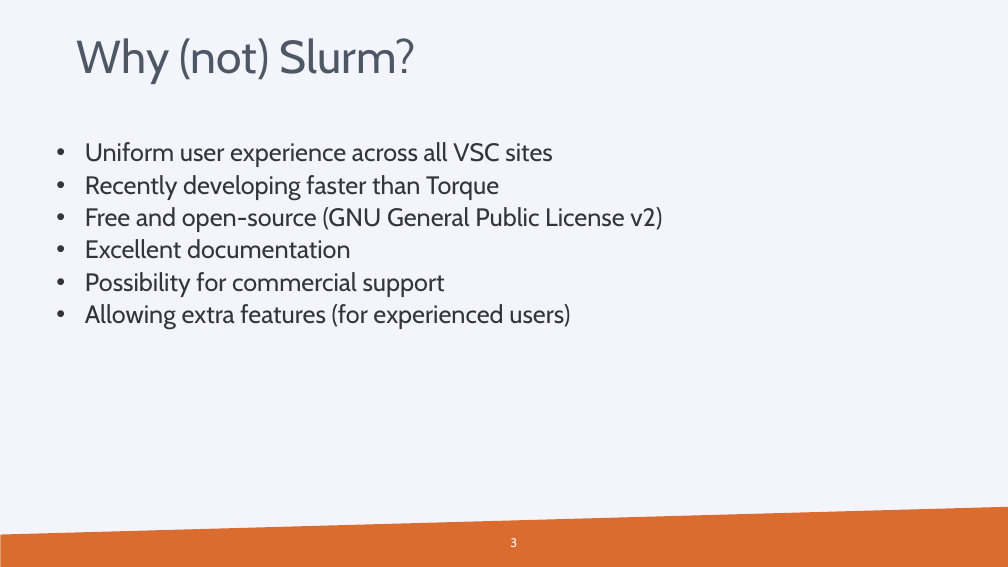
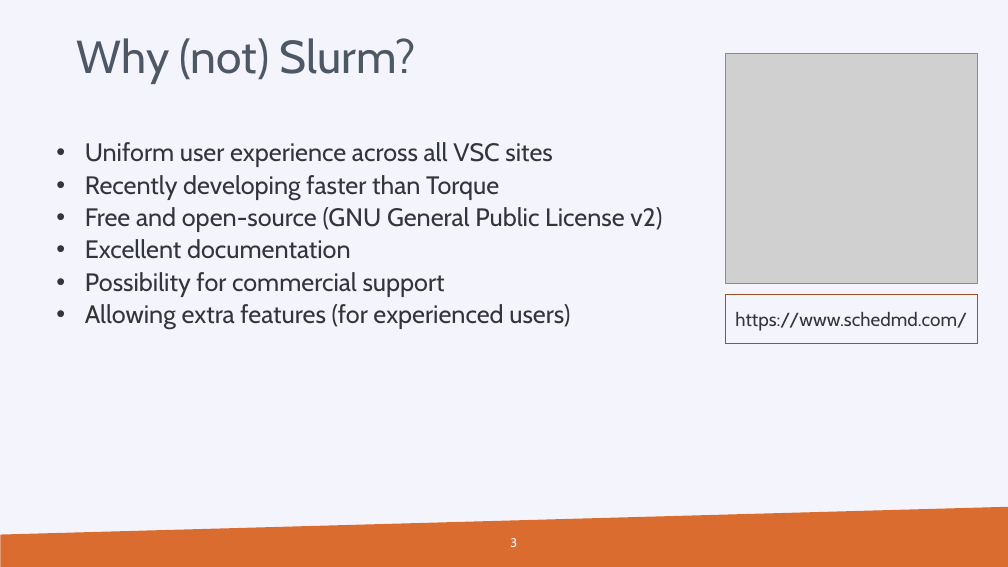
Before and after one commit to hpcleuven/Slurm-lunchbox, a slide deck: slide 3 of Slurm_Lunchbox.pptx. Drawn at 1008x567 pixels with LibreOffice and Linux fonts; fonts in the diff are those of the drawing; grey boxes stand for pictures; background and template pictures are left out. Boxes give left, top, right and bottom in pixels: in the first picture for what was removed or moved away, otherwise in the second. Text is boxed around its words. In the diff, an @@ line names an element or a change of style, - is before the commit and + after.

```diff
--- a/Slurm_Lunchbox.pptx
+++ b/Slurm_Lunchbox.pptx
@@ picture added at (x1=726, y1=53, x2=978, y2=284) @@
@@ rectangle added at (x1=726, y1=295, x2=978, y2=344), outline #A25024 1 pt, 18 pt, text #333639 @@
+https://www.schedmd.com/
```
Also in this commit, not shown: 4 other slides changed, 2 slides removed.
